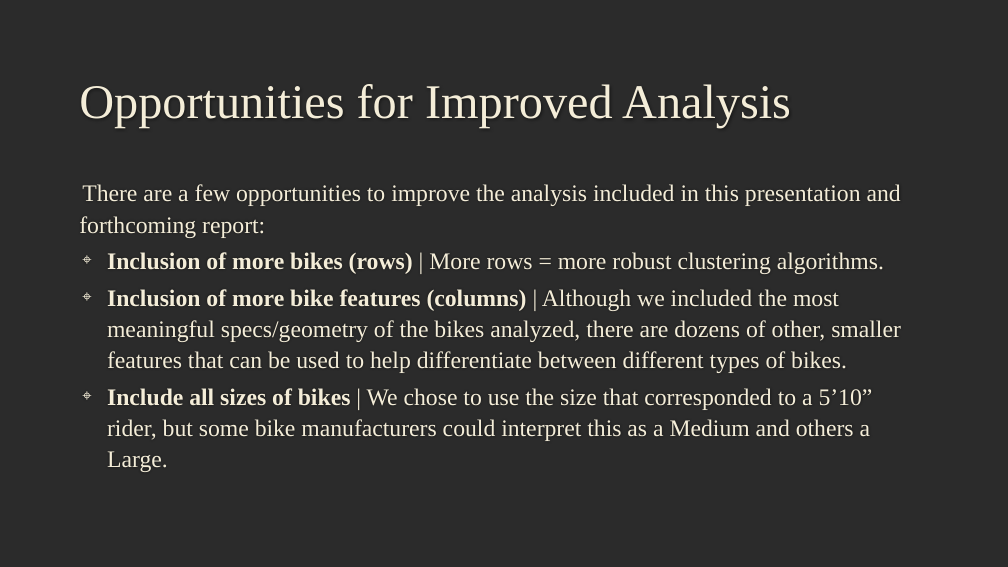
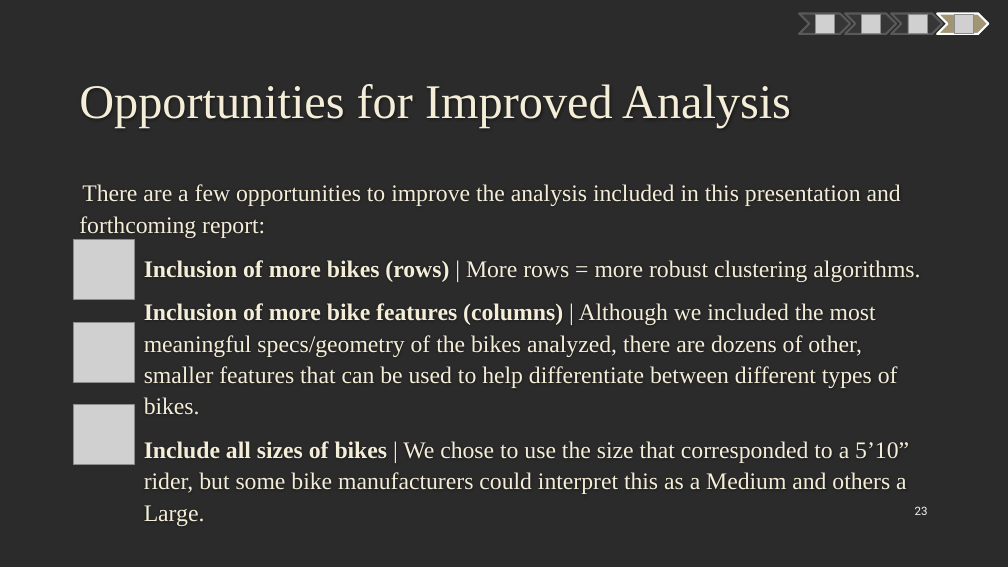
Before and after one commit to mczerwin/MTB-Categorization-Analysis, a slide deck: slide 23 of Reports/MTB Data Analysis Presentation.pptx (slide 19 before the commit). Drawn at 1008x567 pixels with LibreOffice and Linux fonts; fonts in the diff are those of the drawing; grey boxes stand for pictures; background and template pictures are left out; a plain dark background stands for a picture behind light text. Boxes give left, top, right and bottom in pixels: in the first picture for what was removed or moved away, otherwise in the second. Text is boxed around its words. In the diff, an @@ line names an element or a change of style, - is before the commit and + after.

```diff
--- a/Reports/MTB Data Analysis Presentation.pptx
+++ b/Reports/MTB Data Analysis Presentation.pptx
@@ freeform shape added at box(799, 14, 851, 34), fill #363636, outline #595959 2 pt @@
@@ picture added at box(815, 14, 834, 33) @@
@@ freeform shape added at box(845, 14, 897, 34), fill #363636, outline #595959 2 pt @@
@@ picture added at box(862, 14, 881, 33) @@
@@ freeform shape added at box(892, 14, 943, 34), fill #363636, outline #595959 2 pt @@
@@ picture added at box(908, 14, 927, 33) @@
@@ freeform shape added at box(938, 14, 989, 34), fill #A19574, outline #FFFFFF 2 pt @@
@@ picture added at box(954, 14, 973, 33) @@
@@ text "There are a few opportunities ..." at box(79, 184, 920, 526): more space between paragraphs; bullet ⌖ to none; list level 1 to 3 in "Inclusion of more bikes (rows) ..."; list level 1 to 3 in "Inclusion of more bike features ..."; list level 1 to 3 in "Include all sizes of bikes ..." @@
@@ picture added at box(74, 240, 134, 299) @@
@@ picture added at box(74, 322, 134, 382) @@
@@ picture added at box(74, 405, 134, 465) @@
@@ page number added at box(915, 506, 928, 515), 11 pt, text #F2F2F2 @@
+23
```
Also in this commit, not shown: 17 other slides changed, 5 slides added, 1 slide removed.
